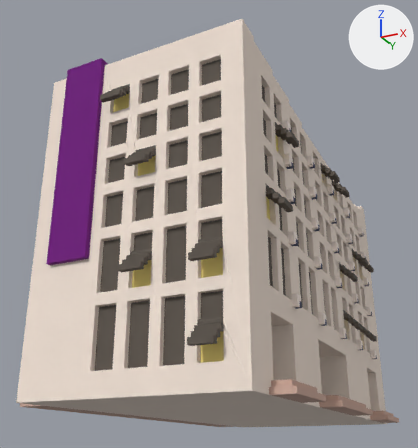
What one commit did to the OBJ model virtual-campus-unity/Assets/Models/MagicaVoxel/start-up-zone-zhi-ren.obj.
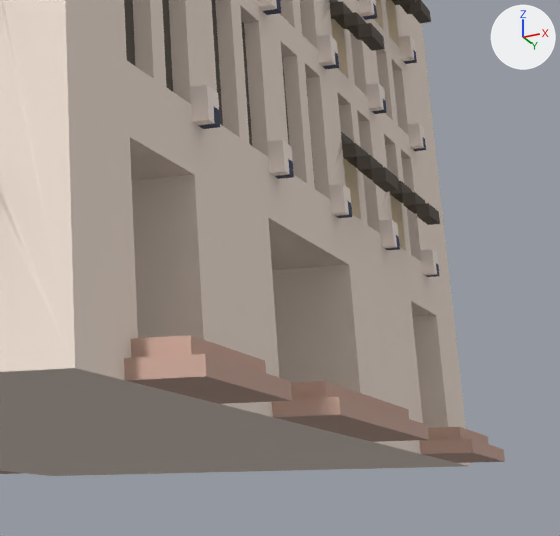
The first picture shows the older version from a 50 mm camera at (7.45, -6.64, 1.2) aimed at (1.97, 4.32, 6.13). The close-ups show both versions on the part from 54% to 100% of the width and 59% to 100% of the height of that picture. Every picture has the same lights, and +X, +Y and +Z are marked at upper right. Where no turn or scale is listed for an object, it has been applied to the vertices. Vertices at the same position are counted once.

Names of what the first close-up shows: 'Untitled'.
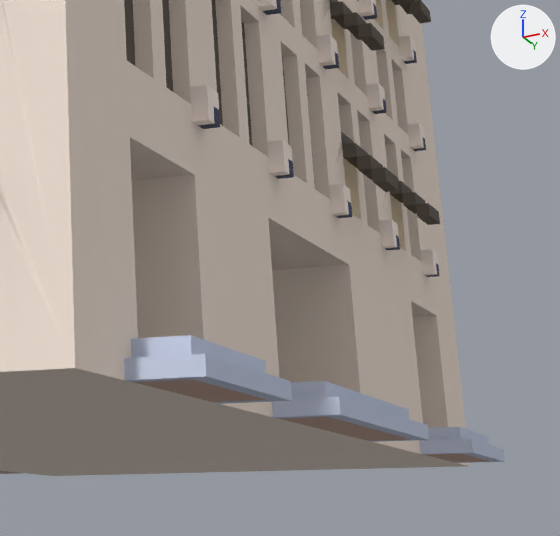
Location of each change, (x1, y1, x2, y2) in pixels of the close-ups (560 x 536 px):
part 1 of me_untitled, built on
    both: (0, 376, 504, 474)
part 2 of me_untitled, surface changed (brown to grey)
    both: (124, 335, 505, 462)

What the commit changed:
me_untitled is used by ob_untitled; location (0.0, 0.0, 0.0).
me_untitled had 2780 vertices, 5708 faces and spanned x 0.0..4.9, y 0.2..9.8, z 2.0..8.3.
me_untitled now has 2796 vertices, 5740 faces and spans x 0.0..4.9, y 0.2..9.8, z 2.0..8.3.
Part 1, on me_untitled:
14 faces are deleted.
10 vertices are added at x 0.1..4.5, y 1.2..8.8, z 2.0.
6 new vertices lie (0.3, 0.0, 0.0) away from vertices in x 4.5, y 1.2..8.8, z 2.0.
46 new faces join them.
me_untitled part 2: 88 kept faces spanning x 0.0..4.9, y 1.1..8.9, z 2.0..2.2 get new texture (UV) coordinates.
